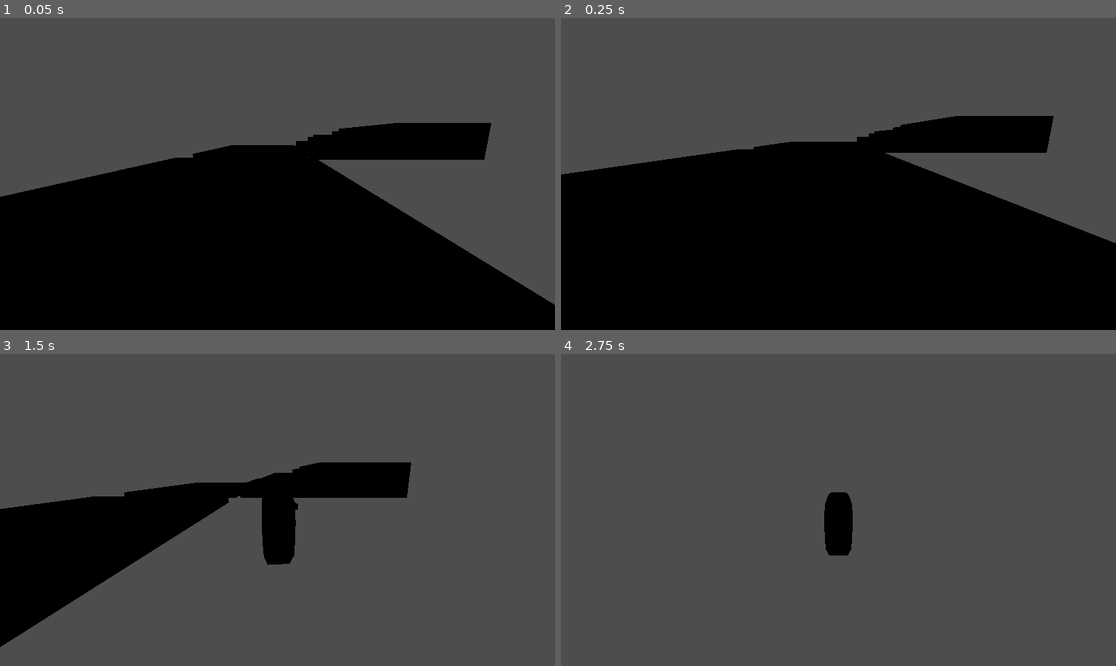
Above: before the commit, frames 1-4 (two rows, left to right).
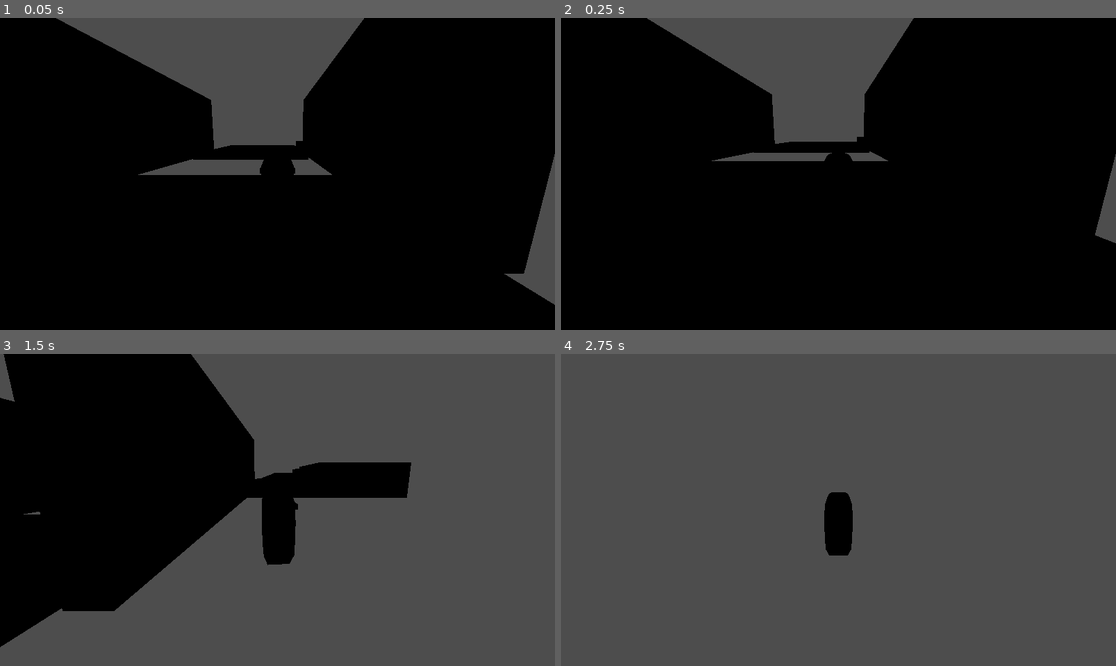
Above: after the commit, the same moments.

Repository: AceLazer/rush-riders
Game: Godot game, scene res://game.tscn
Same seed, same stepped clock (60 frames per second), same inputs: the game is played once before the commit and once after it.
Inputs (mouse positions are in pixels of both pictures, inside the frame that each line leads up to):
- Up to frame 1 (0.05 s): no input
- Up to frame 2 (0.25 s): no input
- Up to frame 3 (1.5 s): tap Enter at 0.5 s; move the mouse to (399, 494) at 0.52 s; hold D (move_right) 0.53-1.28 s; hold Shift (boost) 0.53-1.28 s; tap Space (jump) at 0.77 s; move the mouse to (166, 525) at 1.27 s; hold S (move_down) from 1.28 s (still down); click (166, 525) at 1.35 s
- Up to frame 4 (2.75 s): tap Space (jump) at 1.52 s; move the mouse to (849, 503) at 2.02 s; release S (move_down) at 2.03 s; hold W (move_up) from 2.03 s (still down); hold Shift (boost) from 2.03 s (still down)

The runs differ from the first frame. In frame 1, 40% of the frame differs, in the area x 0-100%, y 0-82%; in frame 2, 36%; in frame 3, 21%; in frame 4, nothing differs.

Commit message:
camera tilt + beginning of states
trying to figure out states for grounded, airborne, wallrun, and added a var for camera tilt degrees

Diff:
--- a/level/level.tscn
+++ b/level/level.tscn
@@ -4,9 +4,19 @@
 transform = Transform3D(5.776387, 0, 0, 0, 6.003412, 0, 0, 0, 7.0039234, 0, 0, 0)
 
 [node name="CSGBox3D" type="CSGBox3D" parent="."]
-transform = Transform3D(1, 0, 0, 0, 1, 0, 0, 0, 1, -0.57714844, -0.4099121, -0.94799805)
+transform = Transform3D(1, 0, 0, 0, 1.0000001, 0, 0, 0, 1.0000001, -0.57714844, -0.40991214, 0.25787753)
 use_collision = true
 size = Vector3(2.1542969, 0.18017578, 2.895996)
+
+[node name="CSGBox3D8" type="CSGBox3D" parent="."]
+transform = Transform3D(-4.371139e-08, -1.0000001, 0, 1.0000083, -4.3711406e-08, 0, 0, 0, 1.0000137, -1.7329869, 0.5980772, -2.0865033)
+use_collision = true
+size = Vector3(2.1542969, 0.18017578, 3.7644043)
+
+[node name="CSGBox3D9" type="CSGBox3D" parent="."]
+transform = Transform3D(-4.371139e-08, -1.0000001, 0, 1.0000083, -4.3711406e-08, 0, 0, 0, 1.0000137, 0.629758, 0.5980772, -2.0865035)
+use_collision = true
+size = Vector3(2.1542969, 0.18017578, 3.7644043)
 
 [node name="CSGBox3D2" type="CSGBox3D" parent="."]
 transform = Transform3D(1, 0, 0, 0, 1, 0, 0, 0, 1, -0.57714844, -0.4099121, -4.3501444)
--- a/models/player_3d.gd
+++ b/models/player_3d.gd
@@ -1,7 +1,15 @@
 extends CharacterBody3D
+
+#states test
+enum State { GROUNDED, AIRBORNE, WALLRUN }
+var current_state := State.GROUNDED
+
+
+
 
 @export_group("Camera")
 @export_range(0.0, 1.0) var mouseSensitivity := 0.1
+@export var tilt_camera := 15.0 # amount that we tilt the camera when wall riding
 
 @export_group("Movement")
 @export var move_speed := 8.0
